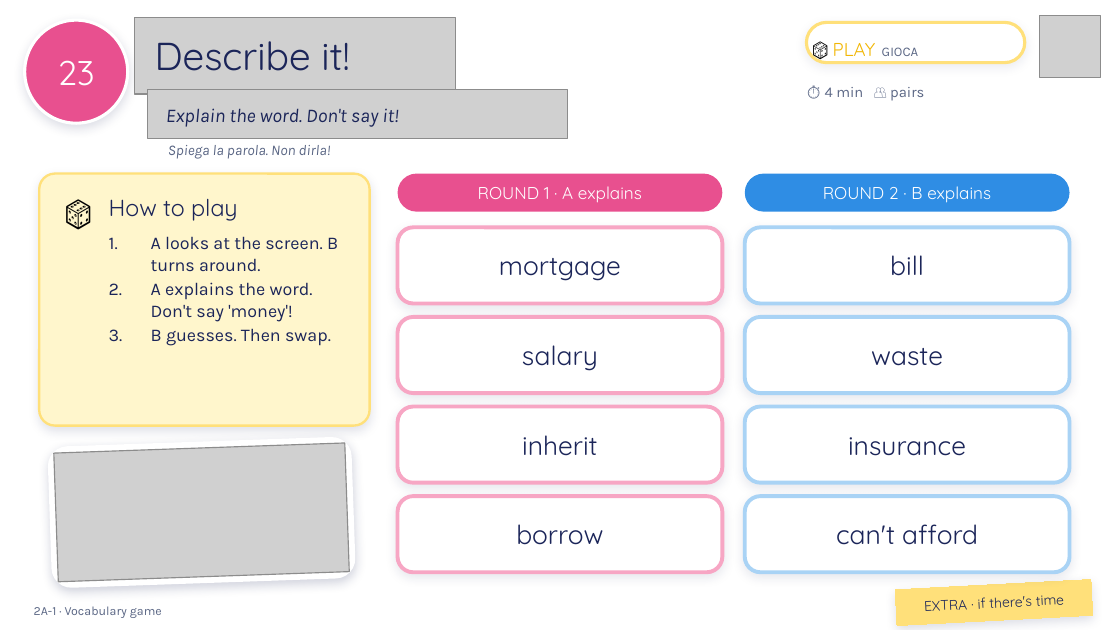
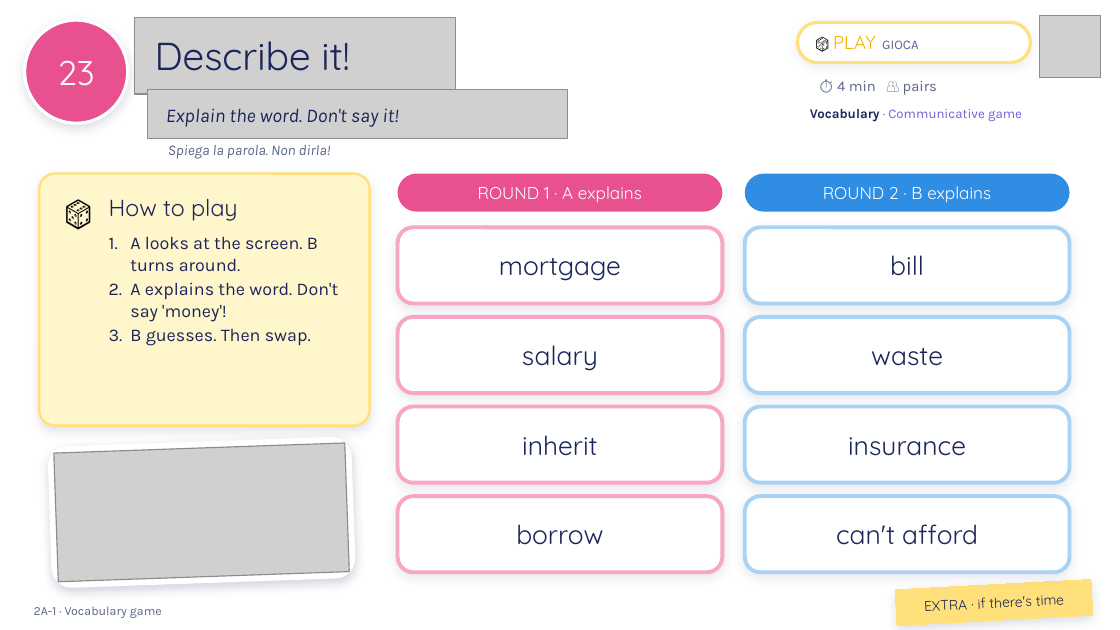
Before and after one commit to londonlanguageschool/Bagheria-, a slide deck: slide 23 of materials/B1/B1_2A-1_Spending_money.pptx. Drawn at 1120x630 pixels with LibreOffice and Linux fonts; fonts in the diff are those of the drawing; grey boxes stand for pictures; background and template pictures are left out. Boxes give left, top, right and bottom in pixels: in the first picture for what was removed or moved away, otherwise in the second. Text is boxed around its words. In the diff, an @@ line names an element or a change of style, - is before the commit and + after.

```diff
--- a/materials/B1/B1_2A-1_Spending_money.pptx
+++ b/materials/B1/B1_2A-1_Spending_money.pptx
@@ rounded rectangle "🎲 PLAY GIOCA": place and size @@
-rounded rectangle "🎲 PLAY GIOCA" at bbox=[806, 22, 1025, 63]
+rounded rectangle "🎲 PLAY GIOCA" at bbox=[797, 22, 1030, 63]
@@ rounded rectangle "🎲 PLAY GIOCA" at bbox=[797, 22, 1030, 63]: size 13 to 11 pt in "🎲" @@
@@ text "⏱ 4 min 👥 pairs": place and size @@
-text "⏱ 4 min 👥 pairs" at bbox=[825, 87, 924, 101]
+text "⏱ 4 min 👥 pairs" at bbox=[837, 81, 937, 95]
@@ text added at bbox=[810, 109, 1022, 122], 8.5 pt, text #7B5CD6 @@
+Vocabulary · Communicative game
@@ text "A looks at the screen. ..." at bbox=[130, 236, 339, 346]: indent changed @@
```
Also in this commit, not shown: 22 other slides changed, 31 other files.
